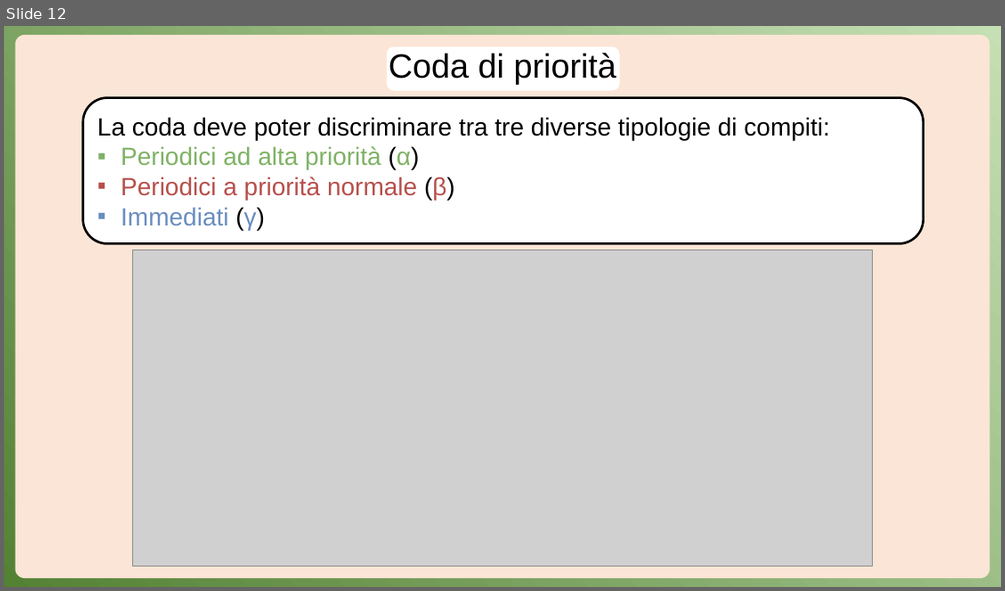
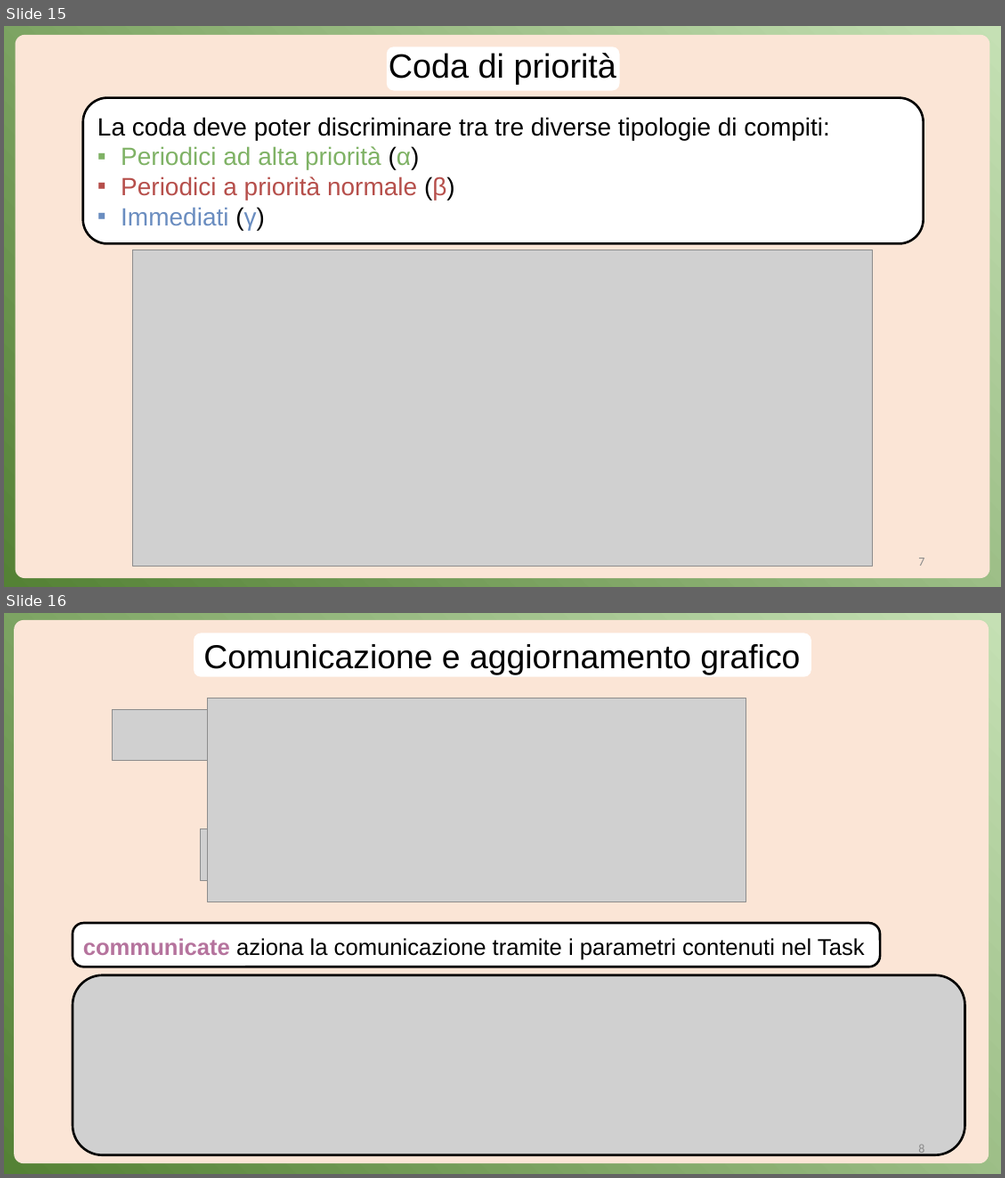
Before and after one commit to Anrighe/Tesi-Laurea-Triennale-Informatica-Unimore, a slide deck: Presentazione_Tesi_Triennale_Informatica_Unimore_2022_2023_Enrico_Marras_152336_v2.pptx. Shown one above the other, each under a label of ours: slide 12 before the commit, slides 15 and 16 after it. The pictures are 1005x591 and 1005x1178 pixels, drawn with LibreOffice and Linux fonts; fonts in the diff are those of the drawing; grey boxes stand for pictures. Boxes give left, top, right and bottom in pixels: in the first picture for what was removed or moved away, otherwise in the second. Text is boxed around its words. In the diff, an @@ line names an element or a change of style, - is before the commit and + after.

```diff
--- a/Presentazione_Tesi_Triennale_Informatica_Unimore_2022_2023_Enrico_Marras_152336_v2.pptx
+++ b/Presentazione_Tesi_Triennale_Informatica_Unimore_2022_2023_Enrico_Marras_152336_v2.pptx
@@ slide 16 added at [4, 613, 1001, 1174], background gradient #C5E0B4 to #548235 @@
@@ rounded rectangle added at [14, 620, 989, 1163], fill #FBE5D6 @@
@@ rounded rectangle added at [194, 633, 811, 677], fill #FFFFFF, 32 pt, text #000000 @@
+Comunicazione e aggiornamento grafico
@@ picture added at [112, 709, 317, 761] @@
@@ picture added at [208, 698, 745, 901] @@
@@ arrow added from (431, 789) to (323, 735), #56517E 3 pt @@
@@ arrow added from (431, 800) to (323, 854), #56517E 3 pt @@
@@ picture added at [201, 829, 317, 881] @@
@@ rounded rectangle added at [73, 923, 881, 966], fill #FFFFFF, outline #000000 2.25 pt, 22 pt, text #000000 @@
+communicate aziona la comunicazione tramite i parametri contenuti nel Task
@@ picture added at [73, 975, 966, 1155] @@
@@ text added at [918, 1150, 924, 1156], 12 pt, text #8C8C8C @@
+8
@@ what was slide 12 is now slide 15 @@
@@ slide 15 changed as well @@
@@ text added at [918, 557, 924, 565], 12 pt, text #8C8C8C @@
+7
```
Also in this commit, not shown: 20 other slides changed, 3 other slides added, 1 slide removed.
